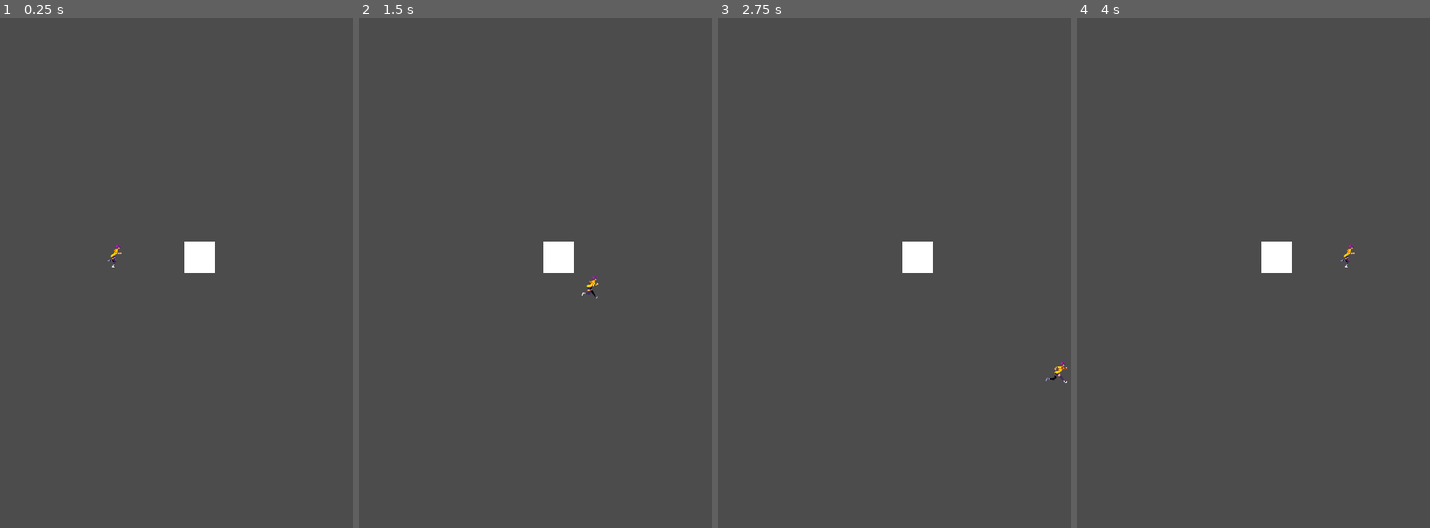
Above: before the commit, frames 1-4 (left to right).
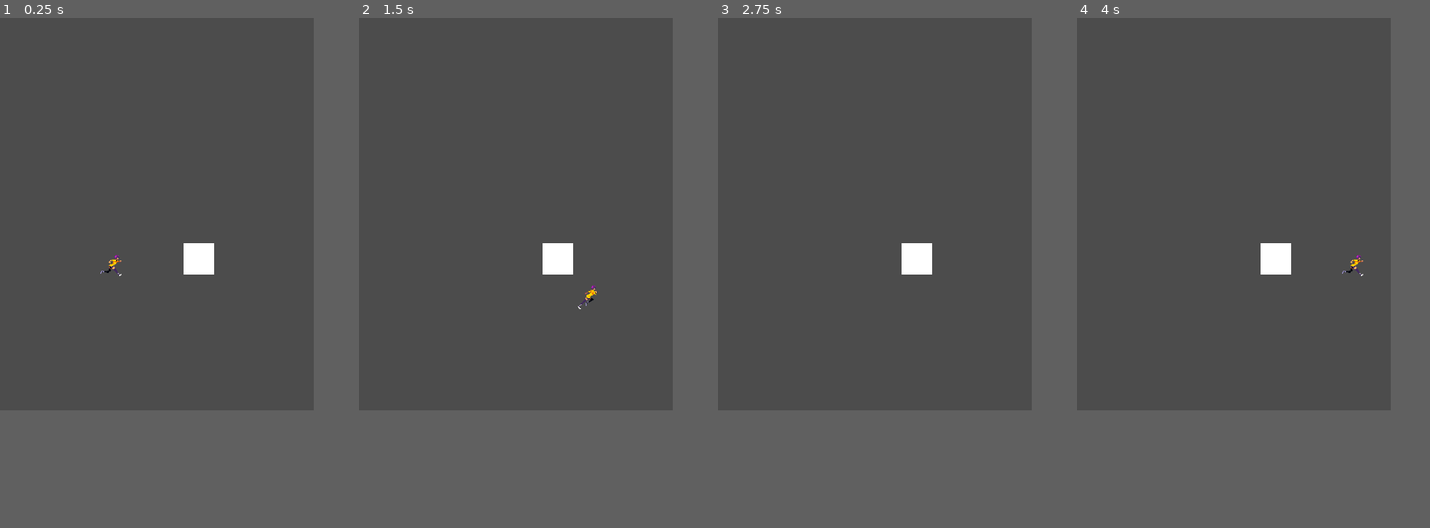
Above: after the commit, the same moments.

Repository: llears123/joc1.3
Game: Godot game, scene res://joc1.3.tscn
The game is run twice, just before and just after one commit, with the same random seed, the same clock (stepped at 60 frames per second) and the same inputs. The project has no main scene, so this scene is started directly.
Inputs:
- Up to frame 1 (0.25 s): no input
- Up to frame 2 (1.5 s): hold Right (ui_right) 0.53-1.28 s; hold Down (ui_down) from 1.28 s (still down)
- Up to frame 3 (2.75 s): release Down (ui_down) at 2.03 s; hold Right (ui_right) from 2.03 s (still down)
- Up to frame 4 (4 s): release Right (ui_right) at 2.78 s; hold Up (ui_up) 2.78-3.53 s; tap Enter at 3.5 s; hold Left (ui_left) from 3.53 s (still down)
In our replay, the window is 450x650 before the commit and 400x500 after it. These sizes can differ from the game's own. Grey fills any space a smaller window leaves; there, only what the larger window draws over its background counts as a difference.

The runs differ from the first frame. In frame 1, 0.2% of the frame differs, in the area x 28-61%, y 43-51%; in frame 2, 0.2%; in frame 3, 0.1%; in frame 4, 0.2%, in the area x 52-82%, y 43-51%.

Commit message:
Millora jugador
S'ha canviat per un KinematicBody
pq pugui xocar i s'ha fet més petit

Diff:
--- a/joc1.3.tscn
+++ b/joc1.3.tscn
@@ -8,40 +8,39 @@
 [ext_resource path="res://Sprite/run-1.png" type="Texture" id=6]
 [ext_resource path="res://Sprite/run-5.png" type="Texture" id=7]
 [ext_resource path="res://Sprite/run-6.png" type="Texture" id=8]
-[ext_resource path="res://jugador.gd" type="Script" id=9]
+[ext_resource path="res://jugador1.gd" type="Script" id=9]
 
-[sub_resource type="SpriteFrames" id=1]
+[sub_resource type="RectangleShape2D" id=4]
+extents = Vector2( 19.75, 20 )
+
+[sub_resource type="SpriteFrames" id=5]
 animations = [ {
 "frames": [ ExtResource( 6 ), ExtResource( 4 ), ExtResource( 1 ), ExtResource( 3 ), ExtResource( 7 ), ExtResource( 8 ), ExtResource( 5 ), ExtResource( 2 ) ],
 "loop": true,
-"name": "normal",
+"name": "cara",
 "speed": 15.0
 } ]
 
-[sub_resource type="CapsuleShape2D" id=3]
-height = 10.0
-
-[sub_resource type="RectangleShape2D" id=4]
-extents = Vector2( 19.5, 20 )
+[sub_resource type="CapsuleShape2D" id=6]
+height = 8.0
 
 [node name="joc13" type="Node2D"]
 
-[node name="jugador" type="Area2D" parent="."]
-position = Vector2( 161, 281 )
-script = ExtResource( 9 )
-V = 200
+[node name="StaticBody2D" type="StaticBody2D" parent="."]
+position = Vector2( -1, 2 )
+__meta__ = {
+"_edit_group_": true
+}
 
-[node name="AnimatedSprite" type="AnimatedSprite" parent="jugador"]
-position = Vector2( -15.75, 16.25 )
-scale = Vector2( 0.584507, 0.604478 )
-frames = SubResource( 1 )
-animation = "normal"
-frame = 4
-playing = true
+[node name="ColorRect" type="ColorRect" parent="StaticBody2D"]
+margin_left = 235.0
+margin_top = 285.0
+margin_right = 274.0
+margin_bottom = 325.0
 
-[node name="CollisionShape2D2" type="CollisionShape2D" parent="jugador"]
-position = Vector2( -16, 21 )
-shape = SubResource( 3 )
+[node name="CollisionShape2D" type="CollisionShape2D" parent="StaticBody2D"]
+position = Vector2( 254.75, 305 )
+shape = SubResource( 4 )
 
 [node name="CanvasLayer" type="CanvasLayer" parent="."]
 
@@ -51,14 +50,22 @@
 position = Vector2( 224, 327 )
 scale = Vector2( 1.48829, 3.85119 )
 
-[node name="StaticBody2D" type="StaticBody2D" parent="."]
+[node name="jugador" type="KinematicBody2D" parent="."]
+position = Vector2( 39, 59 )
+script = ExtResource( 9 )
+__meta__ = {
+"_edit_group_": true
+}
+V = 200
 
-[node name="ColorRect" type="ColorRect" parent="StaticBody2D"]
-margin_left = 235.0
-margin_top = 285.0
-margin_right = 274.0
-margin_bottom = 325.0
+[node name="cinematic" type="AnimatedSprite" parent="jugador"]
+position = Vector2( 105, 252 )
+scale = Vector2( 0.570423, 0.589552 )
+frames = SubResource( 5 )
+animation = "cara"
+frame = 2
+playing = true
 
-[node name="CollisionShape2D" type="CollisionShape2D" parent="StaticBody2D"]
-position = Vector2( 254.5, 305 )
-shape = SubResource( 4 )
+[node name="CollisionShape2D" type="CollisionShape2D" parent="jugador"]
+position = Vector2( 106, 258 )
+shape = SubResource( 6 )
--- /dev/null
+++ b/jugador1.gd
@@ -0,0 +1,33 @@
+extends KinematicBody2D
+export (int) var V
+var moviment := Vector2()
+var limit := Vector2()
+
+# Declare member variables here. Examples:
+# var a = 2
+# var b = "text"
+
+
+# Called when the node enters the scene tree for the first time.
+func _ready():
+	limit = get_viewport_rect().size
+
+
+
+func _process(delta):
+	moviment = Vector2()
+	if Input.is_action_pressed("ui_right"):
+		moviment.x += 1
+	if Input.is_action_pressed("ui_left"):
+		moviment.x -= 1
+	if Input.is_action_pressed("ui_down"):
+		moviment.y += 1
+	if Input.is_action_pressed("ui_up"):
+		moviment.y -= 1
+
+	if moviment.length() > 0:
+		moviment = moviment.normalized() * V
+
+	position += moviment * delta
+	position.x = clamp(position.x, 0, limit.x)
+	position.y = clamp(position.y, 0, limit.y)
--- a/project.godot
+++ b/project.godot
@@ -15,8 +15,8 @@
 
 [display]
 
-window/size/width=450
-window/size/height=650
+window/size/width=400
+window/size/height=500
 
 [gui]
 
